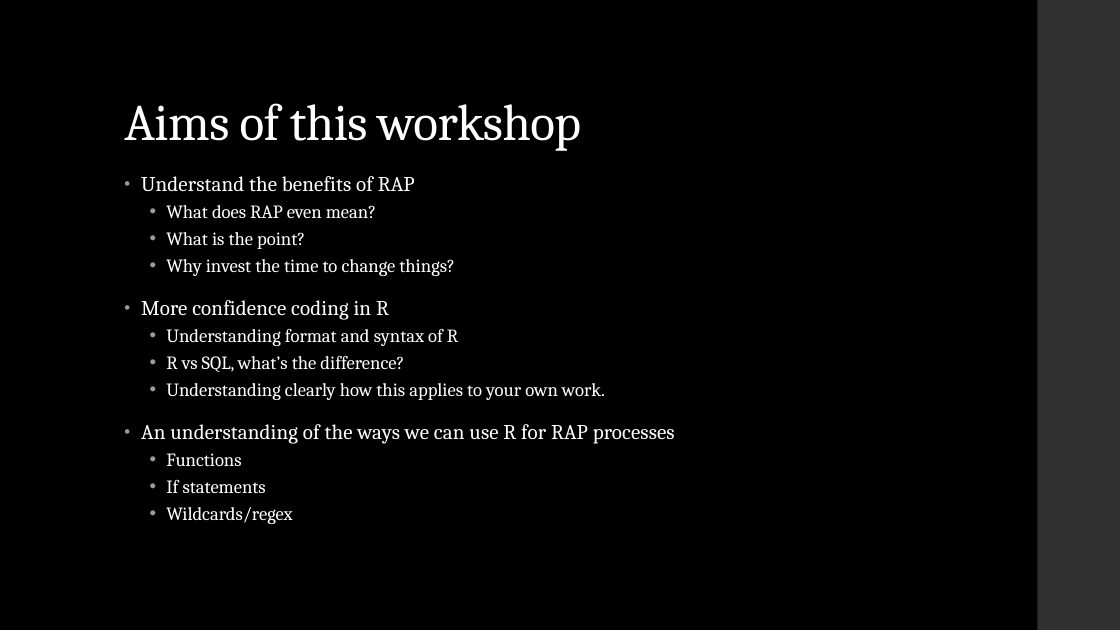
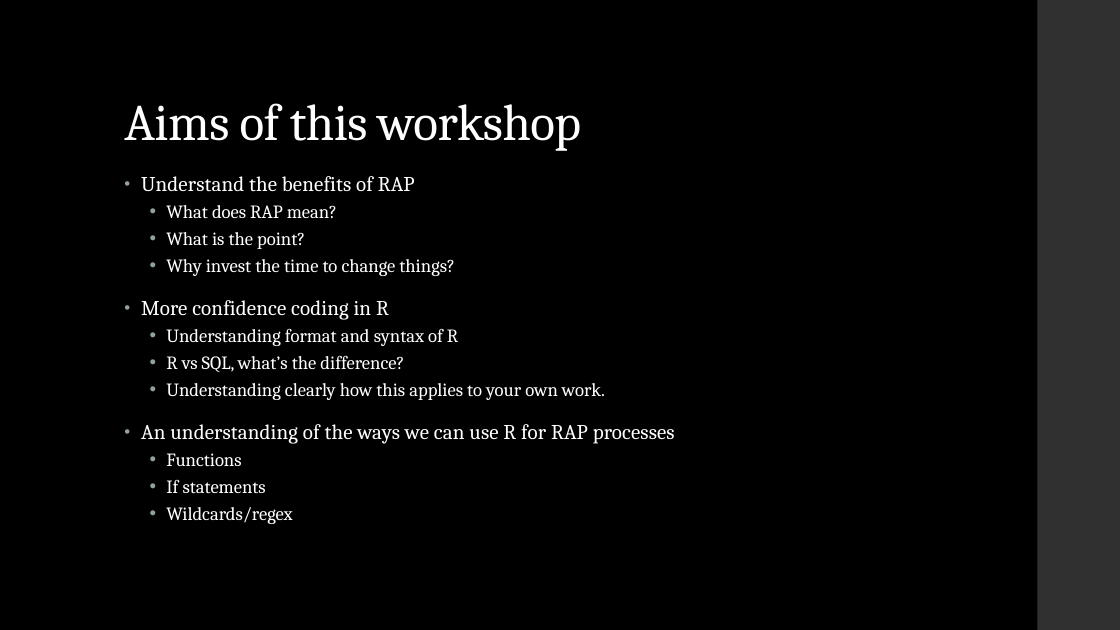
Before and after one commit to dfe-analytical-services/techskills_workshops, a slide deck: slide 2 of slides/workshopslides_RforRAP.pptx. Drawn at 1120x630 pixels with LibreOffice and Linux fonts; fonts in the diff are those of the drawing. Boxes give left, top, right and bottom in pixels: in the first picture for what was removed or moved away, otherwise in the second. Text is boxed around its words. In the diff, an @@ line names an element or a change of style, - is before the commit and + after.

```diff
--- a/slides/workshopslides_RforRAP.pptx
+++ b/slides/workshopslides_RforRAP.pptx
@@ text at (x1=166, y1=205, x2=337, y2=219): text changed @@
-  • What does RAP even mean?
+  • What does RAP mean?
```
